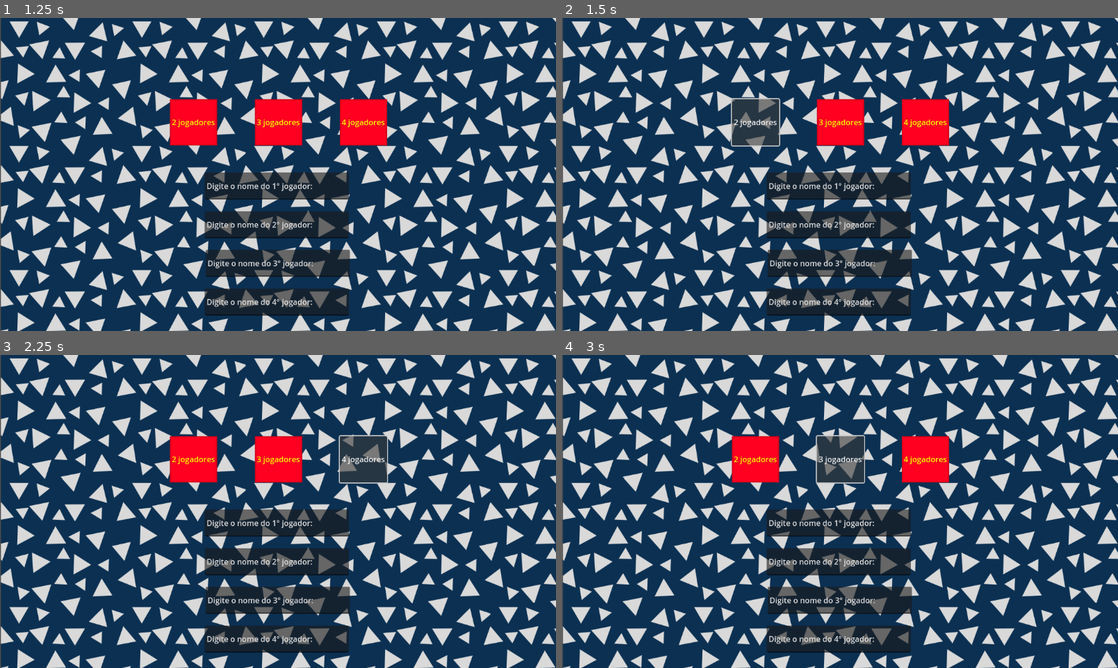
Above: before the commit, frames 1-4 (two rows, left to right).
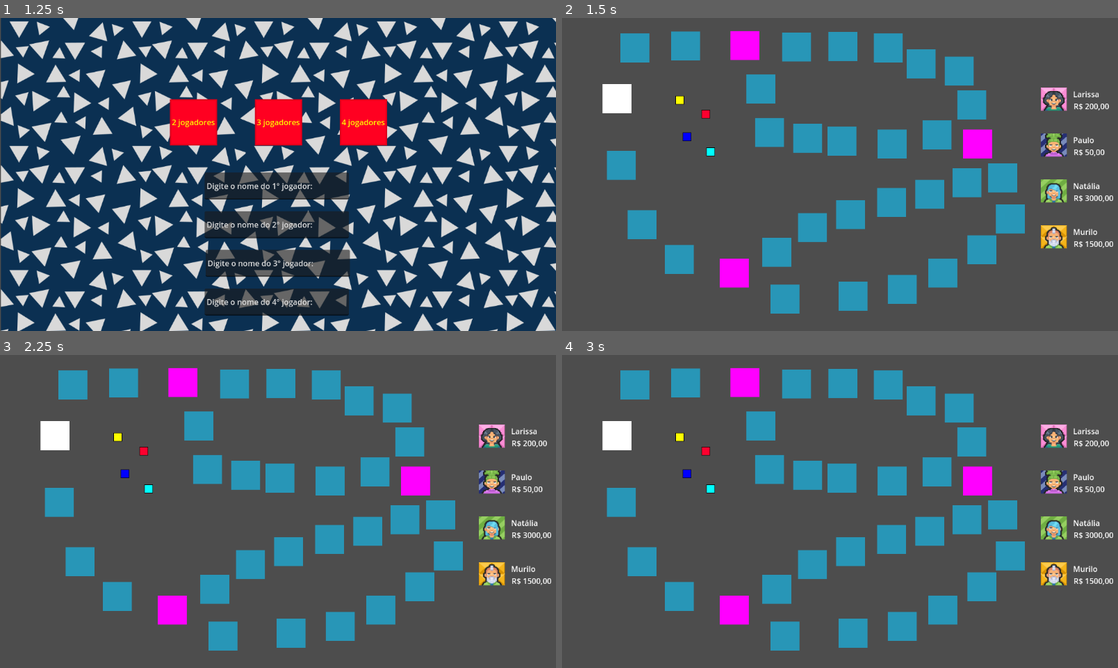
Above: after the commit, the same moments.

Repository: walo2/GameDev_ProjetoGeo
Game: Godot game, scene res://menu.tscn
Two runs of this game, one before a commit and one after it. Both use one fixed random seed, a clock stepped at 60 frames per second and the inputs below.
Inputs (mouse positions are in pixels of both pictures, inside the frame that each line leads up to):
- Up to frame 1 (1.25 s): click "INICIAR" at 0.5 s
- Up to frame 2 (1.5 s): click "2 jogadores" at 1.25 s
- Up to frame 3 (2.25 s): click (361, 458) at 2 s, where only the run before the commit has a clickable "4 jogadores"
- Up to frame 4 (3 s): click (840, 458) at 2.75 s, where only the run before the commit has a clickable "3 jogadores"

Frame 1 is identical in both runs. In frame 2, 99% of the frame differs, in the area x 0-100%, y 0-100%; in frame 3, 99%; in frame 4, 99%.

Commit message:
Ligação do menu para o menuPlayer

Diff:
--- a/Kapitalistik/MenuPlayers.gd
+++ b/Kapitalistik/MenuPlayers.gd
@@ -9,3 +9,7 @@
 # Called every frame. 'delta' is the elapsed time since the previous frame.
 func _process(delta):
 	pass
+
+
+func _on_players_pressed():
+	get_tree().change_scene_to_file("res://tile_map.tscn")
--- a/Kapitalistik/MenuPlayers.tscn
+++ b/Kapitalistik/MenuPlayers.tscn
@@ -164,7 +164,8 @@
 theme_override_styles/normal = SubResource("StyleBoxTexture_omx7l")
 text = "Selecione a quantidade de jogadores:"
 horizontal_alignment = 1
-visible_ratio = -0.0277778
+visible_characters = 0
+visible_ratio = 0.0
 
 [node name="LineEdit" type="LineEdit" parent="."]
 layout_mode = 0
@@ -198,3 +199,7 @@
 offset_right = 725.0
 offset_bottom = 536.0
 text = "Digite o nome do 3° jogador:"
+
+[connection signal="pressed" from="Background/2Players" to="." method="_on_players_pressed"]
+[connection signal="pressed" from="Background/3Players" to="." method="_on_players_pressed"]
+[connection signal="pressed" from="Background/4Players" to="." method="_on_players_pressed"]
